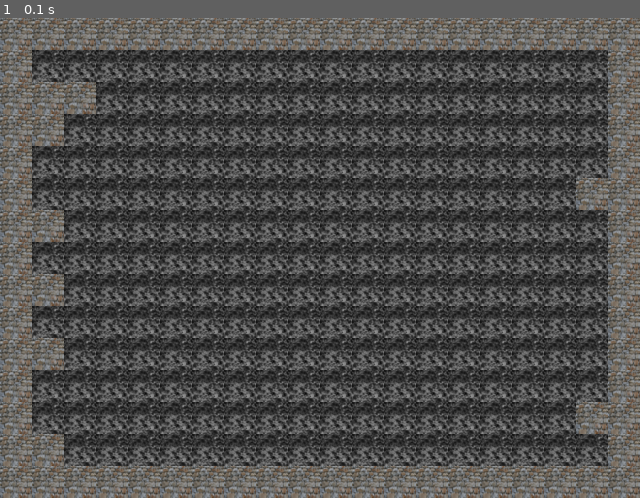
Above: before the commit, frame 1.
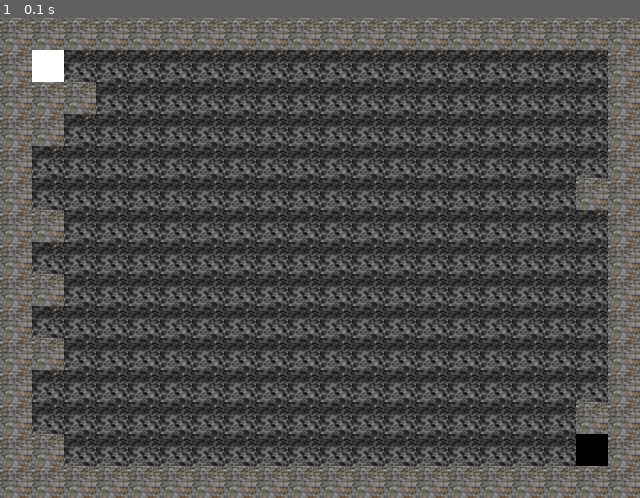
Above: after the commit, the same moment.

Repository: propra13-orga/gruppe75
Game: pygame game, started from Dungeoncrawler/main.py
Two runs of this game, one before a commit and one after it. Both use one fixed random seed, a clock stepped at 60 frames per second and the inputs below. The source is Python 2; it was converted automatically to run under Python 3.
Inputs:
- Up to frame 1 (0.1 s): no input

The runs differ from the first frame. In frame 1, 0.7% of the frame differs, in the area x 5-95%, y 6-94%.

Commit message:
Signed-off-by: Ullrich Buschmann <ullrich.buschmann@hhu.de>

Diff:
--- a/Dungeoncrawler/data/level.txt
+++ b/Dungeoncrawler/data/level.txt
@@ -1,5 +1,5 @@
 #####################
-#                  #
+#P                 #
 ###                #
 ##                 #
 #                  #
@@ -11,5 +11,5 @@
 ##                 #
 #                  #
 #                 ##
-##                 #
+##                W#
 ####################
--- a/Dungeoncrawler/tile.py
+++ b/Dungeoncrawler/tile.py
@@ -13,7 +13,10 @@
 tile_info = {
 # code: ( name, solid, image_file)
     " " : ("floor", False, "floor.png"),
-    "#" : ("wall", True, "wall.png") }
+    "#" : ("wall", True, "wall.png"),
+    "P" : ("player", True, "player.png"),
+    "W" : ("warp", False, "warp.png")
+    }
 
 class Tile(object):
     def __init__(self, name, solid, surface):
Binary file added: Dungeoncrawler/tiles/player.png
Binary file added: Dungeoncrawler/tiles/warp.png
Not shown, added: Dungeoncrawler/geany_run_script.bat
